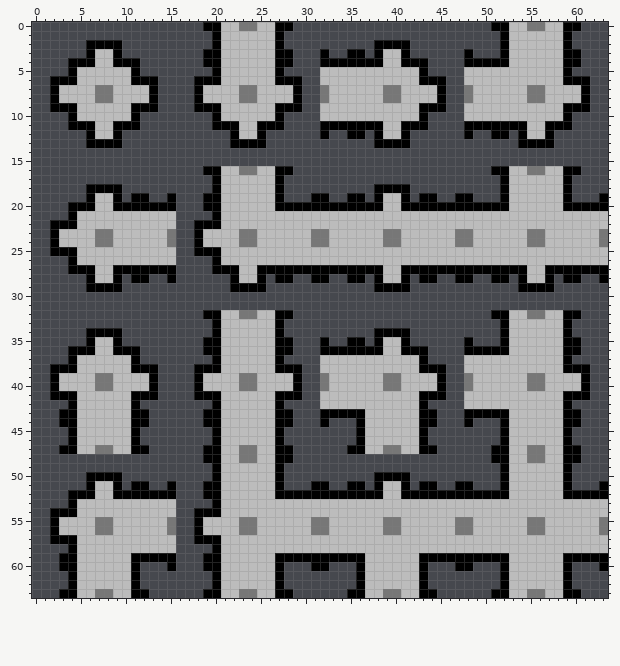
Pixel-art sprite: dev/png/optimalTilesetCardinal.png. That is the earlier state.
The file is 64x64 pixels.
And afterwards:
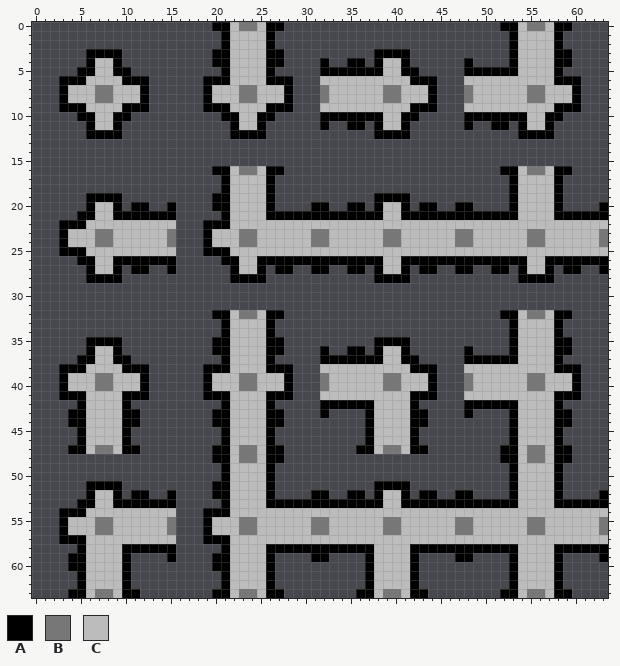
Palette (. is transparent): A #000000  B #777777  C #bcbcbc
Diff:
y 0: x 19 A -> .; x 21 C -> A; x 26 C -> A; x 28 A -> .; x 51 A -> .; x 53 C -> A; x 58 C -> A; x 60 A -> .
y 1: x 20..21 AC -> .A; x 26..27 CA -> A.; x 52..53 AC -> .A; x 58..59 CA -> A.
y 2: x 6..9 AAAA -> ....; x 20..21 AC -> .A; x 26..27 CA -> A.; x 38..41 AAAA -> ....; x 52..53 AC -> .A; x 58..59 CA -> A.
y 3: x 7..8 CC -> AA; x 19 A -> .; x 21 C -> A; x 26 C -> A; x 28 A -> .; x 32 A -> .; x 35..36 AA -> ..; x 39..40 CC -> AA; x 48 A -> .; x 52..53 AC -> .A; x 58 C -> A; x 60 A -> .
y 4: x 4..5 AA -> ..; x 10..11 AA -> ..; x 19 A -> .; x 21 C -> A; x 26 C -> A; x 28 A -> .; x 33..34 AA -> ..; x 37 A -> .; x 42..43 AA -> ..; x 49..53 AAAAC -> ....A; x 58 C -> A; x 60 A -> .
y 5: x 4..6 ACC -> .AA; x 9..11 CCA -> AA.; x 20..21 AC -> .A; x 26..27 CA -> A.; x 32..38 CCCCCCC -> AAAAAAA; x 41..43 CCA -> AA.; x 48..53 CCCCCC -> AAAAAA; x 58..59 CA -> A.
y 6: x 2 A -> .; x 5 C -> A; x 10 C -> A; x 13 A -> .; x 18 A -> .; x 21 C -> A; x 26 C -> A; x 29 A -> .; x 42 C -> A; x 45 A -> .; x 58 C -> A; x 61 A -> .
y 7..8: x 2..3 AC -> .A; x 12..13 CA -> A.; x 18..19 AC -> .A; x 28..29 CA -> A.; x 44..45 CA -> A.; x 60..61 CA -> A.
y 9: x 2 A -> .; x 5 C -> A; x 10 C -> A; x 13 A -> .; x 18 A -> .; x 21 C -> A; x 26 C -> A; x 29 A -> .; x 42 C -> A; x 45 A -> .; x 58 C -> A; x 61 A -> .
y 10: x 4..6 ACC -> .AA; x 9..11 CCA -> AA.; x 20..22 ACC -> .AA; x 25..27 CCA -> AA.; x 32..38 CCCCCCC -> AAAAAAA; x 41..43 CCA -> AA.; x 48..54 CCCCCCC -> AAAAAAA; x 57..59 CCA -> AA.
y 11: x 4..5 AA -> ..; x 10..11 AA -> ..; x 20..21 AA -> ..; x 26..27 AA -> ..; x 33..34 AA -> ..; x 37 A -> .; x 42..43 AA -> ..; x 49..50 AA -> ..; x 53 A -> .; x 58..59 AA -> ..
y 12: x 7..8 CC -> AA; x 23..24 CC -> AA; x 32 A -> .; x 35..36 AA -> ..; x 39..40 CC -> AA; x 48 A -> .; x 51..52 AA -> ..; x 55..56 CC -> AA
y 13: x 6..9 AAAA -> ....; x 22..25 AAAA -> ....; x 38..41 AAAA -> ....; x 54..57 AAAA -> ....
y 16: x 19 A -> .; x 21 C -> A; x 26 C -> A; x 28 A -> .; x 51 A -> .; x 53 C -> A; x 58 C -> A; x 60 A -> .
y 17: x 20..21 AC -> .A; x 26..27 CA -> A.; x 52..53 AC -> .A; x 58..59 CA -> A.
y 18: x 6..9 AAAA -> ....; x 20..21 AC -> .A; x 26..27 CA -> A.; x 38..41 AAAA -> ....; x 52..53 AC -> .A; x 58..59 CA -> A.
y 19: x 7..8 CC -> AA; x 11..12 AA -> ..; x 15 A -> .; x 19 A -> .; x 21 C -> A; x 26..27 CA -> A.; x 31..32 AA -> ..; x 35..36 AA -> ..; x 39..40 CC -> AA; x 43..44 AA -> ..; x 47..48 AA -> ..; x 52..53 AC -> .A; x 58..59 CA -> A.; x 63 A -> .
y 20: x 4..5 AA -> ..; x 10 A -> .; x 13..14 AA -> ..; x 19 A -> .; x 21 C -> A; x 26..30 CAAAA -> A....; x 33..34 AA -> ..; x 37 A -> .; x 42 A -> .; x 45..46 AA -> ..; x 49..53 AAAAC -> ....A; x 58..62 CAAAA -> A....
y 21: x 4..6 ACC -> .AA; x 9..15 CCCCCCC -> AAAAAAA; x 20..21 AC -> .A; x 26..38 CCCCCCCCCCCCC -> AAAAAAAAAAAAA; x 41..53 CCCCCCCCCCCCC -> AAAAAAAAAAAAA; x 58..63 CCCCCC -> AAAAAA
y 22: x 2 A -> .; x 5 C -> A; x 18 A -> .; x 21 C -> A
y 23..24: x 2..3 AC -> .A; x 18..19 AC -> .A
y 25: x 2 A -> .; x 5 C -> A; x 18 A -> .; x 21 C -> A
y 26: x 4..6 ACC -> .AA; x 9..15 CCCCCCC -> AAAAAAA; x 20..22 ACC -> .AA; x 25..38 CCCCCCCCCCCCCC -> AAAAAAAAAAAAAA; x 41..54 CCCCCCCCCCCCCC -> AAAAAAAAAAAAAA; x 57..63 CCCCCCC -> AAAAAAA
y 27: x 4..5 AA -> ..; x 10 A -> .; x 13..14 AA -> ..; x 20..21 AA -> ..; x 26 A -> .; x 29..30 AA -> ..; x 33..34 AA -> ..; x 37 A -> .; x 42 A -> .; x 45..46 AA -> ..; x 49..50 AA -> ..; x 53 A -> .; x 58 A -> .; x 61..62 AA -> ..
y 28: x 7..8 CC -> AA; x 11..12 AA -> ..; x 15 A -> .; x 23..24 CC -> AA; x 27..28 AA -> ..; x 31..32 AA -> ..; x 35..36 AA -> ..; x 39..40 CC -> AA; x 43..44 AA -> ..; x 47..48 AA -> ..; x 51..52 AA -> ..; x 55..56 CC -> AA; x 59..60 AA -> ..; x 63 A -> .
y 29: x 6..9 AAAA -> ....; x 22..25 AAAA -> ....; x 38..41 AAAA -> ....; x 54..57 AAAA -> ....
y 32: x 19 A -> .; x 21 C -> A; x 26 C -> A; x 28 A -> .; x 51 A -> .; x 53 C -> A; x 58 C -> A; x 60 A -> .
y 33: x 20..21 AC -> .A; x 26..27 CA -> A.; x 52..53 AC -> .A; x 58..59 CA -> A.
y 34: x 6..9 AAAA -> ....; x 20..21 AC -> .A; x 26..27 CA -> A.; x 38..41 AAAA -> ....; x 52..53 AC -> .A; x 58..59 CA -> A.
y 35: x 7..8 CC -> AA; x 19 A -> .; x 21 C -> A; x 26 C -> A; x 28 A -> .; x 32 A -> .; x 35..36 AA -> ..; x 39..40 CC -> AA; x 48 A -> .; x 52..53 AC -> .A; x 58 C -> A; x 60 A -> .
y 36: x 4..5 AA -> ..; x 10..11 AA -> ..; x 19 A -> .; x 21 C -> A; x 26 C -> A; x 28 A -> .; x 33..34 AA -> ..; x 37 A -> .; x 42..43 AA -> ..; x 49..53 AAAAC -> ....A; x 58 C -> A; x 60 A -> .
y 37: x 4..6 ACC -> .AA; x 9..11 CCA -> AA.; x 20..21 AC -> .A; x 26..27 CA -> A.; x 32..38 CCCCCCC -> AAAAAAA; x 41..43 CCA -> AA.; x 48..53 CCCCCC -> AAAAAA; x 58..59 CA -> A.
y 38: x 2 A -> .; x 5 C -> A; x 10 C -> A; x 13 A -> .; x 18 A -> .; x 21 C -> A; x 26 C -> A; x 29 A -> .; x 42 C -> A; x 45 A -> .; x 58 C -> A; x 61 A -> .
y 39..40: x 2..3 AC -> .A; x 12..13 CA -> A.; x 18..19 AC -> .A; x 28..29 CA -> A.; x 44..45 CA -> A.; x 60..61 CA -> A.
y 41: x 2 A -> .; x 5 C -> A; x 10 C -> A; x 13 A -> .; x 18 A -> .; x 21 C -> A; x 26 C -> A; x 29 A -> .; x 42 C -> A; x 45 A -> .; x 58 C -> A; x 61 A -> .
y 42: x 4..5 AC -> .A; x 10..11 CA -> A.; x 20..21 AC -> .A; x 26..27 CA -> A.; x 32..37 CCCCCC -> AAAAAA; x 42..43 CA -> A.; x 48..53 CCCCCC -> AAAAAA; x 58..59 CA -> A.
y 43: x 3 A -> .; x 5 C -> A; x 10 C -> A; x 12 A -> .; x 19 A -> .; x 21 C -> A; x 26 C -> A; x 28 A -> .; x 33..37 AAAAC -> ....A; x 42 C -> A; x 44 A -> .; x 49..53 AAAAC -> ....A; x 58 C -> A; x 60 A -> .
y 44: x 3 A -> .; x 5 C -> A; x 10 C -> A; x 12 A -> .; x 19 A -> .; x 21 C -> A; x 26 C -> A; x 28 A -> .; x 32 A -> .; x 36..37 AC -> .A; x 42 C -> A; x 44 A -> .; x 48 A -> .; x 52..53 AC -> .A; x 58 C -> A; x 60 A -> .
y 45..46: x 4..5 AC -> .A; x 10..11 CA -> A.; x 20..21 AC -> .A; x 26..27 CA -> A.; x 36..37 AC -> .A; x 42..43 CA -> A.; x 52..53 AC -> .A; x 58..59 CA -> A.
y 47: x 3 A -> .; x 5 C -> A; x 10 C -> A; x 12 A -> .; x 19 A -> .; x 21 C -> A; x 26 C -> A; x 28 A -> .; x 35 A -> .; x 37 C -> A; x 42 C -> A; x 44 A -> .; x 51 A -> .; x 53 C -> A; x 58 C -> A; x 60 A -> .
y 48: x 19 A -> .; x 21 C -> A; x 26 C -> A; x 28 A -> .; x 51 A -> .; x 53 C -> A; x 58 C -> A; x 60 A -> .
y 49: x 20..21 AC -> .A; x 26..27 CA -> A.; x 52..53 AC -> .A; x 58..59 CA -> A.
y 50: x 6..9 AAAA -> ....; x 20..21 AC -> .A; x 26..27 CA -> A.; x 38..41 AAAA -> ....; x 52..53 AC -> .A; x 58..59 CA -> A.
y 51: x 7..8 CC -> AA; x 11..12 AA -> ..; x 15 A -> .; x 19 A -> .; x 21 C -> A; x 26..27 CA -> A.; x 31..32 AA -> ..; x 35..36 AA -> ..; x 39..40 CC -> AA; x 43..44 AA -> ..; x 47..48 AA -> ..; x 52..53 AC -> .A; x 58..59 CA -> A.; x 63 A -> .
y 52: x 4..5 AA -> ..; x 10 A -> .; x 13..14 AA -> ..; x 19 A -> .; x 21 C -> A; x 26..30 CAAAA -> A....; x 33..34 AA -> ..; x 37 A -> .; x 42 A -> .; x 45..46 AA -> ..; x 49..53 AAAAC -> ....A; x 58..62 CAAAA -> A....
y 53: x 4..6 ACC -> .AA; x 9..15 CCCCCCC -> AAAAAAA; x 20..21 AC -> .A; x 26..38 CCCCCCCCCCCCC -> AAAAAAAAAAAAA; x 41..53 CCCCCCCCCCCCC -> AAAAAAAAAAAAA; x 58..63 CCCCCC -> AAAAAA
y 54: x 2 A -> .; x 5 C -> A; x 18 A -> .; x 21 C -> A
y 55..56: x 2..3 AC -> .A; x 18..19 AC -> .A
y 57: x 2 A -> .; x 5 C -> A; x 18 A -> .; x 21 C -> A
y 58: x 4..5 AC -> .A; x 10..15 CCCCCC -> AAAAAA; x 20..21 AC -> .A; x 26..37 CCCCCCCCCCCC -> AAAAAAAAAAAA; x 42..53 CCCCCCCCCCCC -> AAAAAAAAAAAA; x 58..63 CCCCCC -> AAAAAA
y 59: x 3 A -> .; x 5 C -> A; x 10..14 CAAAA -> A....; x 19 A -> .; x 21 C -> A; x 26..30 CAAAA -> A....; x 33..37 AAAAC -> ....A; x 42..46 CAAAA -> A....; x 49..53 AAAAC -> ....A; x 58..62 CAAAA -> A....
y 60: x 3 A -> .; x 5 C -> A; x 10..11 CA -> A.; x 15 A -> .; x 19 A -> .; x 21 C -> A; x 26..27 CA -> A.; x 31..32 AA -> ..; x 36..37 AC -> .A; x 42..43 CA -> A.; x 47..48 AA -> ..; x 52..53 AC -> .A; x 58..59 CA -> A.; x 63 A -> .
y 61..62: x 4..5 AC -> .A; x 10..11 CA -> A.; x 20..21 AC -> .A; x 26..27 CA -> A.; x 36..37 AC -> .A; x 42..43 CA -> A.; x 52..53 AC -> .A; x 58..59 CA -> A.
y 63: x 3 A -> .; x 5 C -> A; x 10 C -> A; x 12 A -> .; x 19 A -> .; x 21 C -> A; x 26 C -> A; x 28 A -> .; x 35 A -> .; x 37 C -> A; x 42 C -> A; x 44 A -> .; x 51 A -> .; x 53 C -> A; x 58 C -> A; x 60 A -> .
